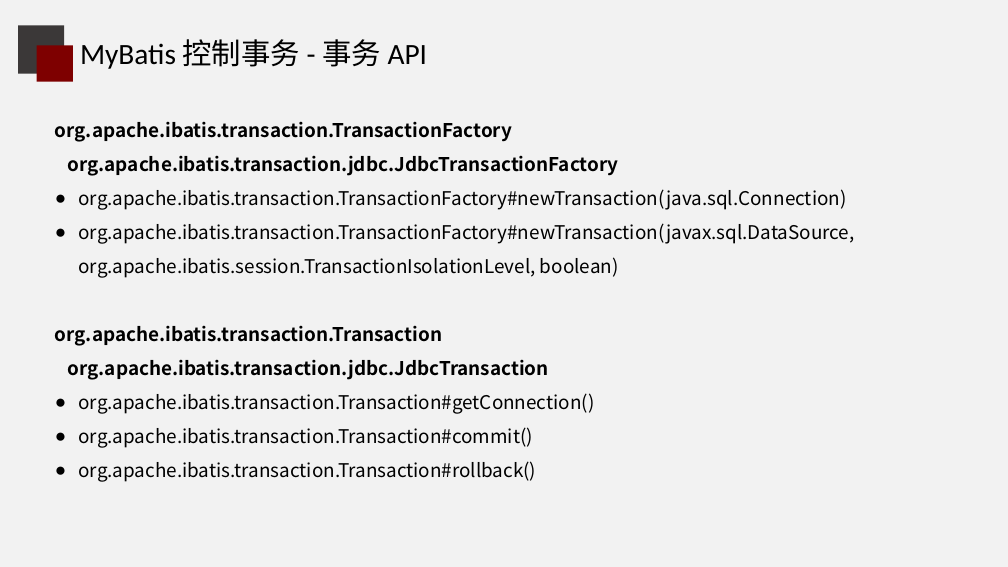
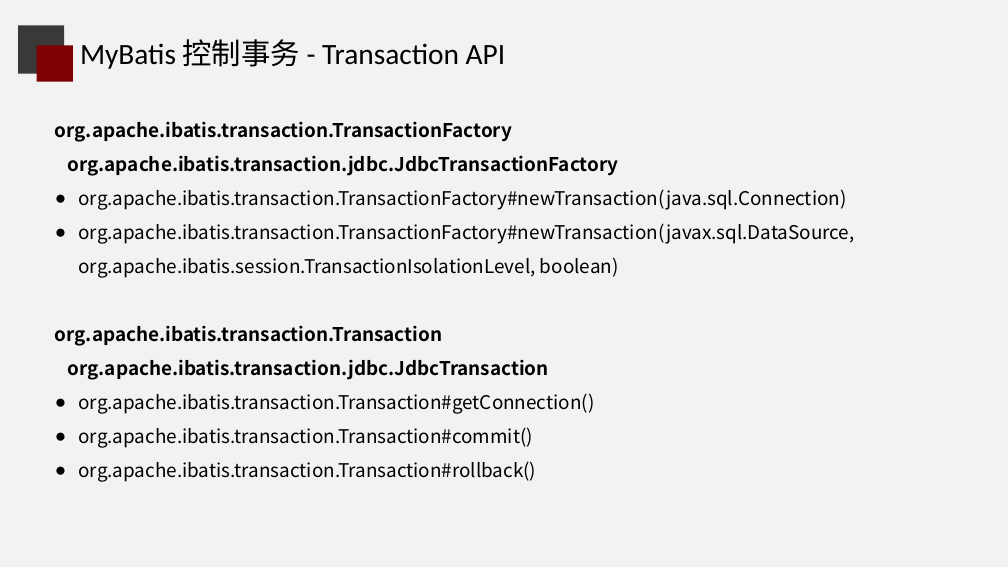
Before and after one commit to zhanjinhao/learn-spring-aop, a slide deck: slide 6 of spring-aop-tx-usage/Spring事务原理分享.pptx. Drawn at 1008x567 pixels with LibreOffice and Linux fonts; fonts in the diff are those of the drawing; background and template pictures are left out. Boxes give left, top, right and bottom in pixels: in the first picture for what was removed or moved away, otherwise in the second. Text is boxed around its words. In the diff, an @@ line names an element or a change of style, - is before the commit and + after.

```diff
--- a/spring-aop-tx-usage/Spring事务原理分享.pptx
+++ b/spring-aop-tx-usage/Spring事务原理分享.pptx
@@ title at <box>80,39,506,69</box>: text changed @@
-MyBatis 控制事务 - 事务 API
+MyBatis 控制事务 - Transaction API
```
Also in this commit, not shown: 4 other slides changed, 14 slides added, 7 slides removed, 1 other file.
